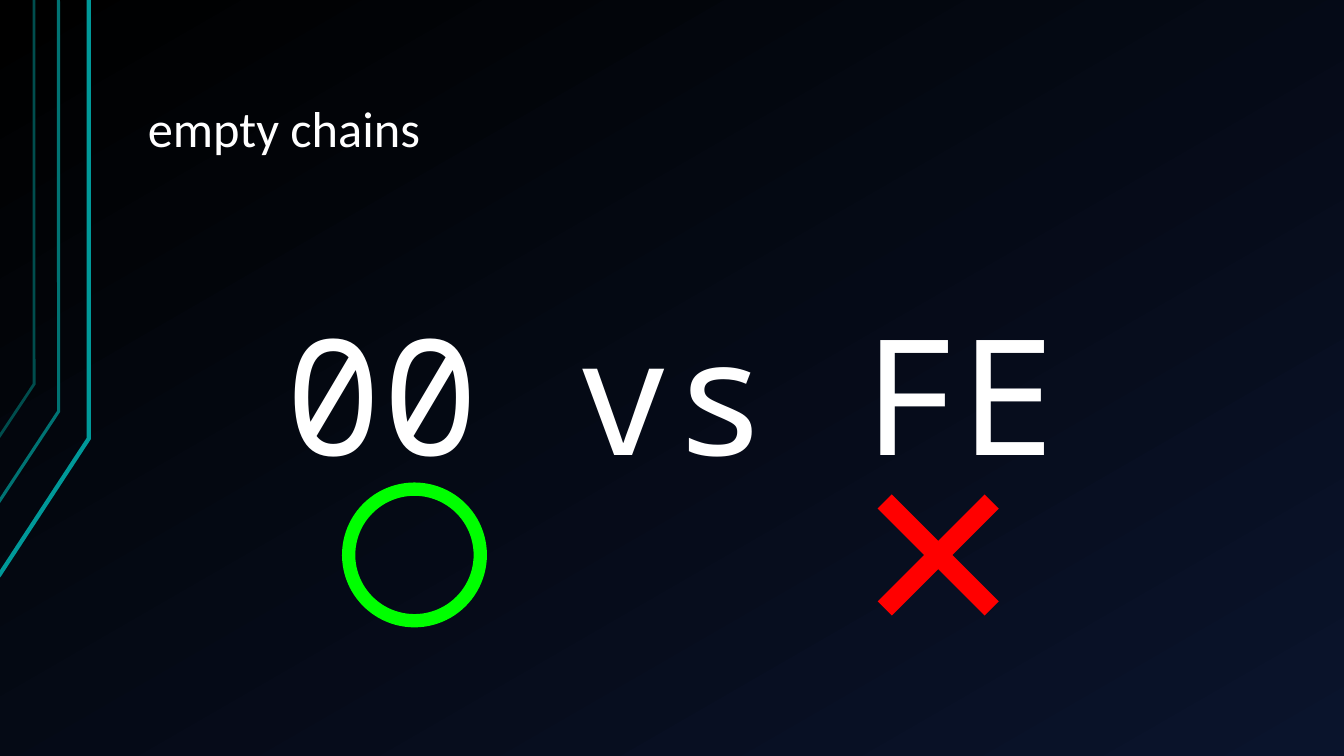
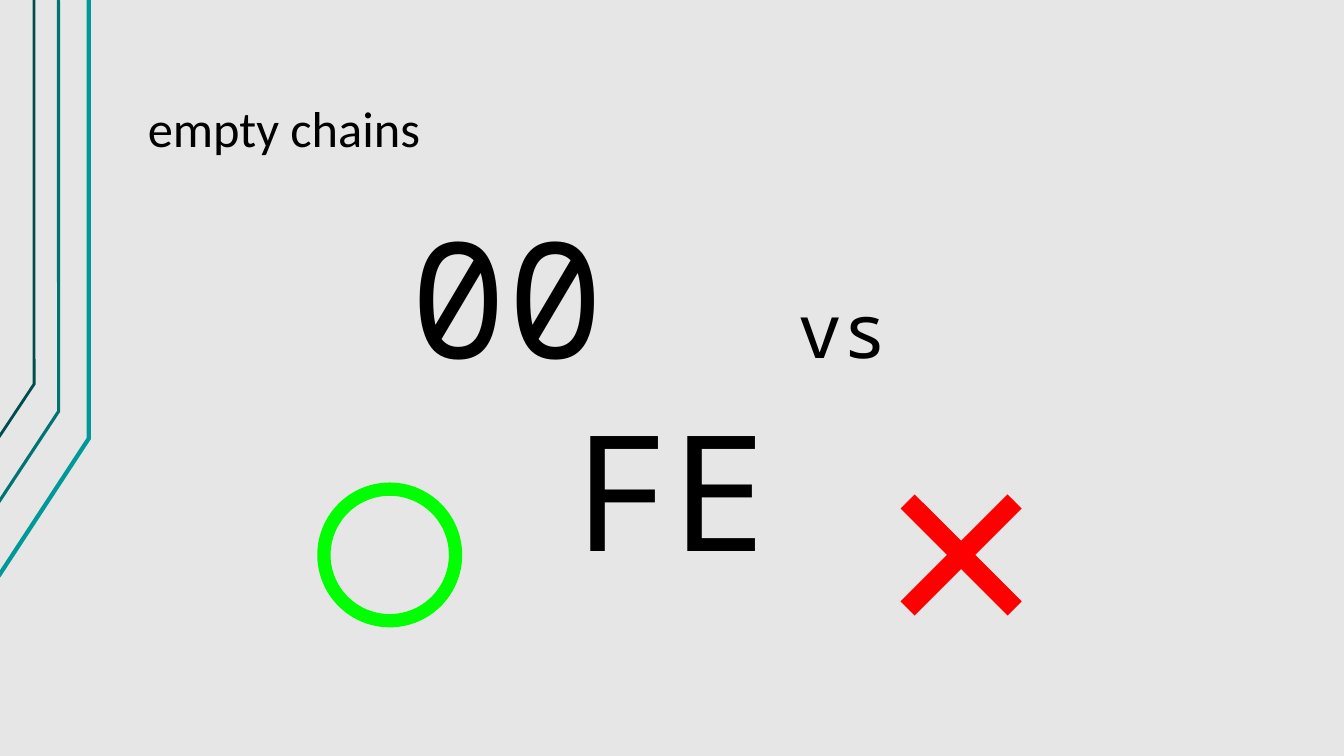
Before and after one commit to jegasus/m8-tracker-workshop, a slide deck: slide 27 of slides_v1.odp (slide 24 before the commit). Drawn at 1344x756 pixels with LibreOffice and Linux fonts; fonts in the diff are those of the drawing. Boxes give left, top, right and bottom in pixels: in the first picture for what was removed or moved away, otherwise in the second. Text is boxed around its words. In the diff, an @@ line names an element or a change of style, - is before the commit and + after.

```diff
--- a/slides_v1.odp
+++ b/slides_v1.odp
@@ background gradient #000000 to #0A142C to #E7E6E6 @@
@@ title "empty chains" at [148,112,420,155]: text colour #FFFFFF to #000000 @@
@@ text "00 vs FE" at [411,241,888,551]: size 115 to 54 pt in "vs"; text colour #FFFFFF to #000000 @@
@@ freeform shape: place and size @@
-freeform shape at [349,489,481,621]
+freeform shape at [324,489,456,621]
@@ line moved from (884, 502) - (992, 609) to (907, 502) - (1014, 609) @@
@@ line moved from (992, 502) - (884, 609) to (1014, 502) - (907, 609) @@
```
Also in this commit, not shown: 29 other slides changed, 6 slides added.
